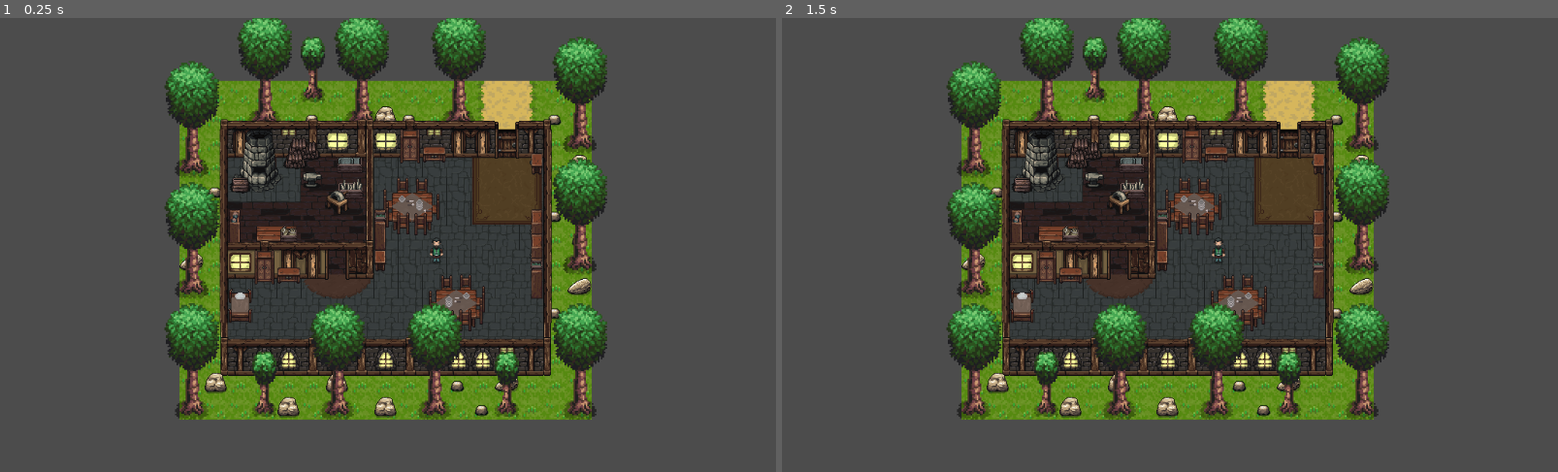
Above: before the commit, frames 1-2 (left to right).
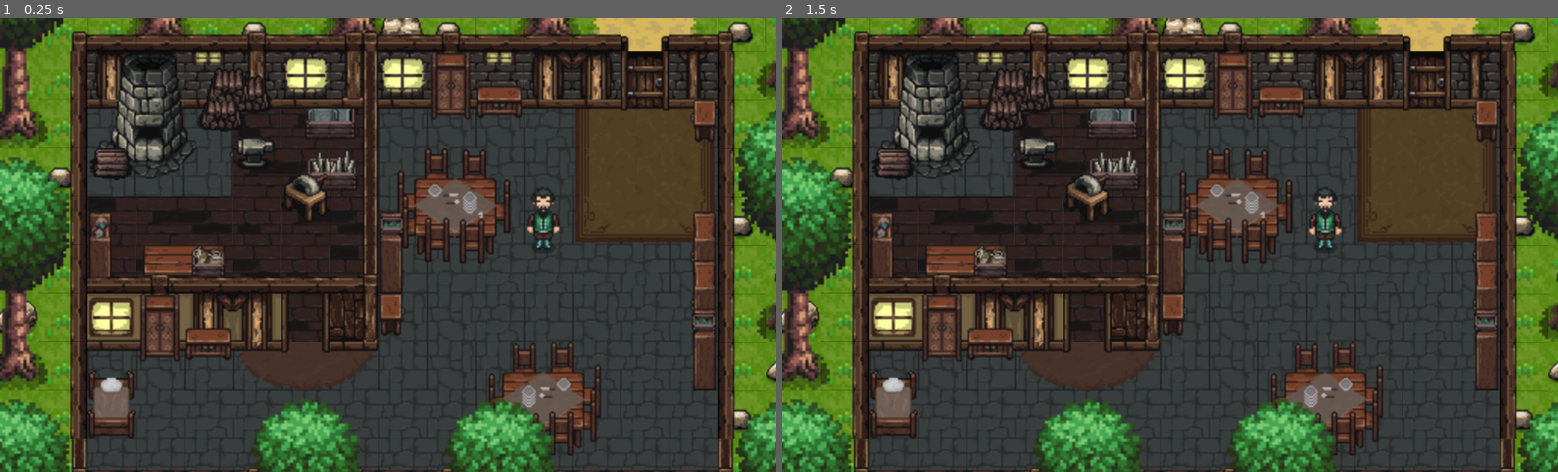
Above: after the commit, the same moments.

Repository: GameJamFGA-UnB/Ninjas-Maratoneiros-do-Cerrado
Game: Godot game, scene res://scenes/fase_ferreiro.tscn
The game is run twice, just before and just after one commit, with the same random seed, the same clock (stepped at 60 frames per second) and the same inputs. This scene is started directly instead of the project's main scene.
Inputs:
- Up to frame 1 (0.25 s): no input
- Up to frame 2 (1.5 s): no input

The runs differ from the first frame. In frame 1, 78% of the frame differs, in the area x 0-100%, y 0-100%; in frame 2, 78%.

Commit message:
Instance Ferreiro in map

Diff:
--- a/o_heroi_a_princesa_e_o_mago/scenes/fase_ferreiro.tscn
+++ b/o_heroi_a_princesa_e_o_mago/scenes/fase_ferreiro.tscn
@@ -2320,6 +2320,8 @@
 32/z_index = 0
 
 [node name="fase_ferreiro" type="Node2D"]
+position = Vector2( -487, -250 )
+scale = Vector2( 2, 2 )
 
 [node name="ferraria" type="Node2D" parent="."]
 position = Vector2( 205, 83 )
@@ -2403,4 +2405,5 @@
 tile_data = PoolIntArray( 262147, 536870912, 0 )
 
 [node name="ferreiro" parent="." instance=ExtResource( 1 )]
-position = Vector2( 576, 323 )
+position = Vector2( 602, 278 )
+scale = Vector2( 1.25, 1.25 )
